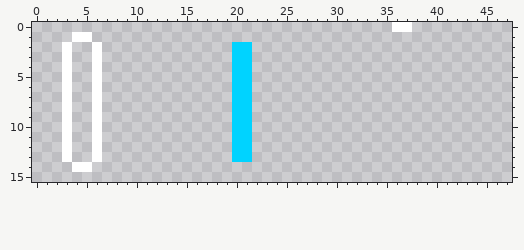
Edited in one commit: pixel-art file (Content/oxygen.aseprite). Above, as it was before the edit.
48x16 pixels, 1 frame. The old version is drawn lined up with the new one.
After the commit:
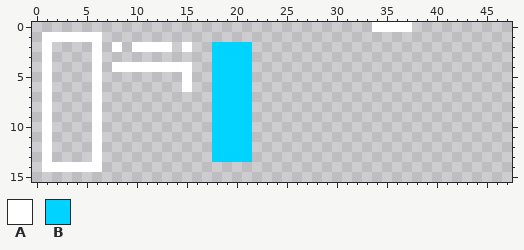
Palette (. is transparent): A #ffffff  B #00d3ff
Difference:
whole drawing moved by -3,+0 (the old picture is shown already moved)
Changed rows in their new state; - is an unchanged pixel.
first column x 1:
 0 ---------------------------------AA
 1 AAA--A-----------------------------
 2 A-.----A-AAAA-A--BB----------------
 3 A-.--------------BB----------------
 4 A-.----AAAAAAAA--BB----------------
 5 A-.-----------A--BB----------------
 6 A-.-----------A--BB----------------
 7 A-.--------------BB----------------
 8 A-.--------------BB----------------
 9 A-.--------------BB----------------
10 A-.--------------BB----------------
11 A-.--------------BB----------------
12 A-.--------------BB----------------
13 A-.--------------BB----------------
14 AAA--A-----------------------------
Changed places in both pictures, as pixel boxes (x1, y1, x2, y2):
added: (372, 22, 392, 32)
changed: (42, 32, 232, 172)
